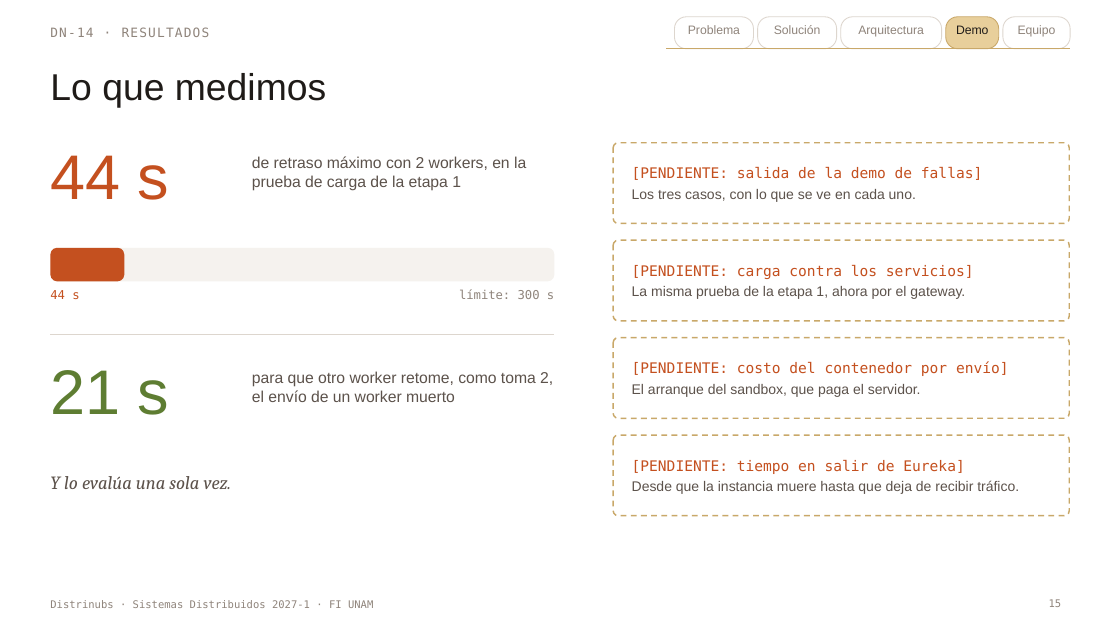
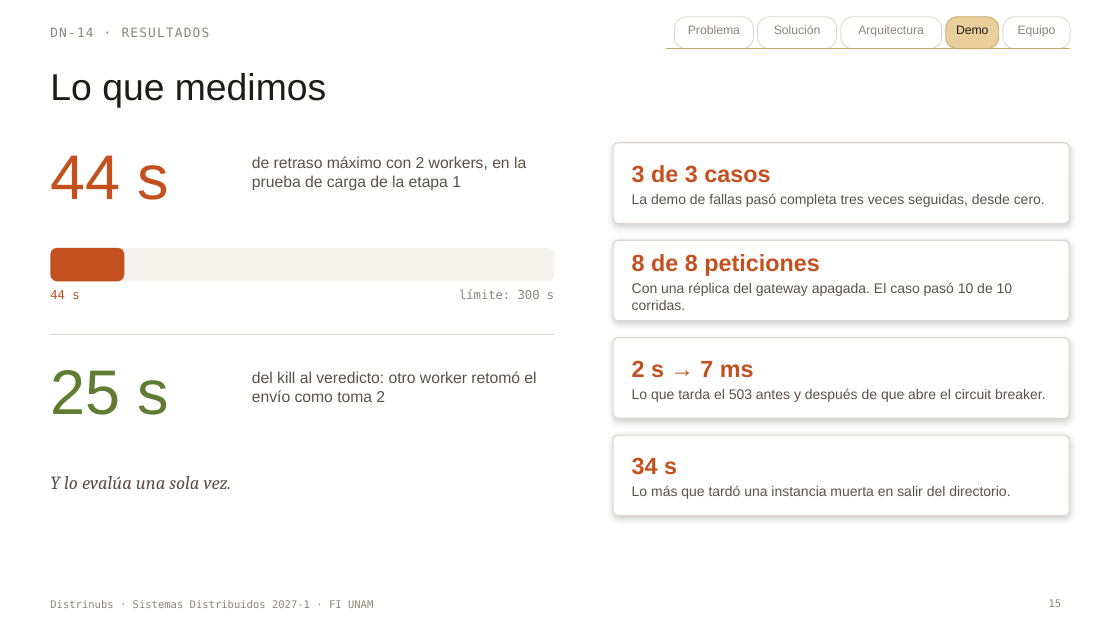
Before and after one commit to Delta2904/sd-2027-1-distrinubs, a slide deck: slide 15 of docs/pitch-distrinubs.pptx. Drawn at 1120x630 pixels with LibreOffice and Linux fonts; fonts in the diff are those of the drawing. Boxes give left, top, right and bottom in pixels: in the first picture for what was removed or moved away, otherwise in the second. Text is boxed around its words. In the diff, an @@ line names an element or a change of style, - is before the commit and + after.

Commit message:
Regenera el pitch con lo que corre en la etapa 2: números medidos, diapositiva de lo que sigue, plan B de la demo y notas del orador

```diff
--- a/docs/pitch-distrinubs.pptx
+++ b/docs/pitch-distrinubs.pptx
@@ text at [632,165,1045,207]: text changed @@
-[PENDIENTE: salida de la demo de fallas]
-Los tres casos, con lo que se ve en cada uno.
+3 de 3 casos
+La demo de fallas pasó completa tres veces seguidas, desde cero.
@@ text at [632,254,1013,310]: text changed @@
-[PENDIENTE: carga contra los servicios]
-La misma prueba de la etapa 1, ahora por el gateway.
+8 de 8 peticiones
+Con una réplica del gateway apagada. El caso pasó 10 de 10 corridas.
@@ text at [50,370,169,415]: text changed @@
-21 s
+25 s
@@ text at [252,371,536,402]: text changed @@
-para que otro worker retome, como toma 2, el envío de un worker muerto
+del kill al veredicto: otro worker retomó el envío como toma 2
@@ text at [632,360,1046,402]: text changed @@
-[PENDIENTE: costo del contenedor por envío]
-El arranque del sandbox, que paga el servidor.
+2 s → 7 ms
+Lo que tarda el 503 antes y después de que abre el circuit breaker.
@@ fill none to #FFFFFF; outline #C9A869 1.25 pt dashed to #DDD6CE 1 pt; shadow on in 4 elements at [613,143,1070,223], [613,240,1070,321], [613,338,1070,418], [613,435,1070,516] @@
@@ text at [632,457,1010,499]: text changed @@
-[PENDIENTE: tiempo en salir de Eureka]
-Desde que la instancia muere hasta que deja de recibir tráfico.
+34 s
+Lo más que tardó una instancia muerta en salir del directorio.
```
Also in this commit, not shown: 17 other slides changed, 1 slide added.
